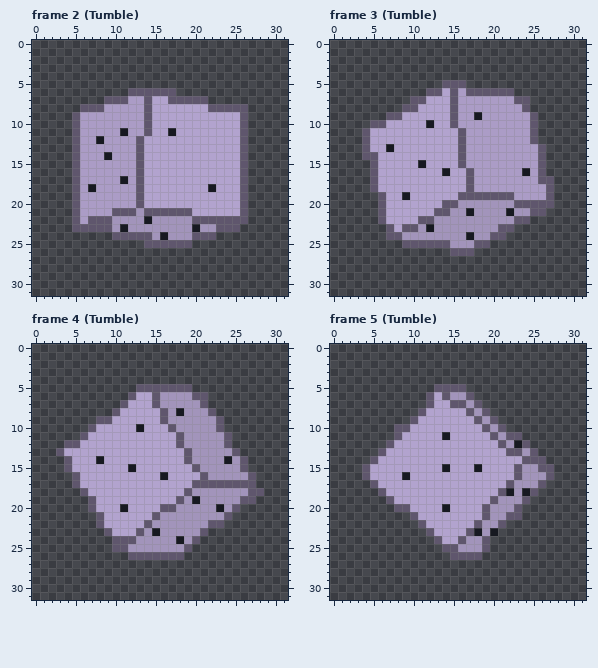
Pixel-art file, stored at assets/source/aseprite/rolls/multiplier_d6.aseprite. The first picture shows the starting point.
32x32 pixels, 24 frames. Colours within 5 levels of each other are drawn and written as one. Shown: frame 2 (Tumble), frame 3 (Tumble), frame 4 (Tumble), frame 5 (Tumble). The commit also changed other frames, which this record leaves out.
After the commit:
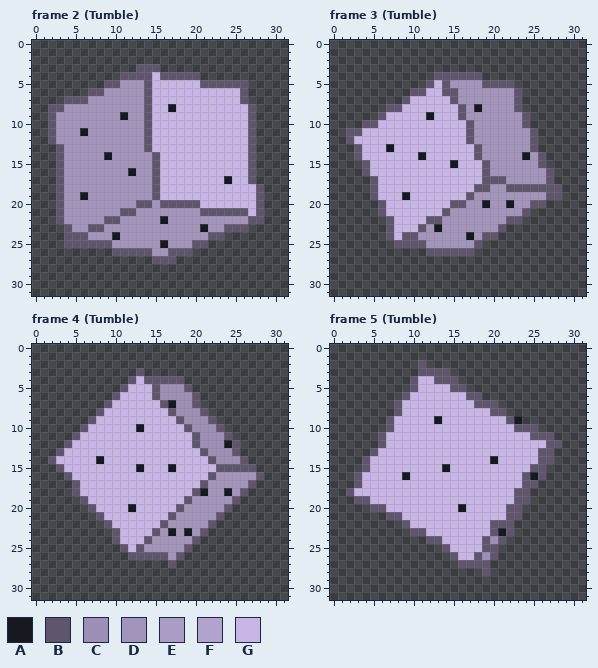
Palette (. is transparent): A #171921  B #5f566d  C #9d8fb5  D #a294bb  E #ab9cc6  F #b2a3ce  G #c6b5e5
Edits made:
Changed rows in their new state; - is an unchanged pixel.
Frame 2 (Tumble):
first column x 2:
 3 -----------BBB-------------
 4 ---------BBBBGBBBBB--------
 5 -------BBDDDBGGGGGGBBBBBB--
 6 -----BBDDDDD-GGGGGGGGGGGB--
 7 --BBBDDDDDDD-GGGGGGGGGGGB--
 8 BBDDDDDDDDDD-GGAGGGGGGGGGB-
 9 BDDDDDDDDADD-GGGGGGGGGGGGB-
10 BDDDDDDDDDDD-GGGGGGGGGGGGB-
11 BDDDADDDDDDD-GGGGGGGGGGGGB-
12 BDDDDDDDDDDDBGGGGGGGGGGGGB-
13 -BDDDDDDDDDDBGGGGGGGGGGGGB-
14 -BDDDDD-DDDDDBGGGGGGGGGGGB-
15 -BDDDDDDDDDDDBGGGGGGGGGGGB-
16 -BDDDDDDDDADDBGGGGGGGGGGGB-
17 -BDDDDDDDDDDDBGGGGGGGGAGGB-
18 -BDDDDDDDDDDDBGGGGGGGGGGGGB
19 -BDDADDDDDDDDBGGGGGGGGGGGGB
20 -BDDDDDDDDD-BDBBBBBGGGGGGGB
21 -BDDDDDDD---DDDDDDDBBBBB-GB
22 -BDDDDD-B---D-A---DDDDDDDBB
23 --BDD--D-D--------DA-D--B--
24 --BBBDDDADDDD-D---DD-B-----
25 --BBBBBBDDDDDDADDDBB-------
26 --------BBBBBDDBBB---------
27 -------------BBB-----------
Frame 3 (Tumble):
first column x 2:
 4 -----------BBBBBB----------
 5 ----------BG-DDDDBBBB------
 6 --------BBGGB-DDDDDDDB-----
 7 -------BGGGGG-DDDDDDD-.----
 8 -----BBGGGGGGGBDADDDDB.----
 9 ----BGGGGGAGGGBDDDDDDDB.---
10 --B-GGGGGGGGGGGBDDDDDDB.---
11 BBGGGGGGGGGGGGGBDDDDDDD----
12 BGGGGGGGGGGGGGGBDDDDDDD----
13 -BGGG-GGGGGGGGGGBDDDDDDB.--
14 -BGGGGGGGAGGGGGGBDDDDDAD---
15 --BGGGGGGGGGGAGGGBDDDDDD---
16 --BGGGGGGGGGGGGGGBDDDDDDDB-
17 ----GGGGGGGGGGGGGBBBDDDDD--
18 ----GGGGGGGGGGGGBBDDBBBBB-B
19 ---BGGG-GGGGGGG-DDDDDDDDD-B
20 -----GGGGGGGG-B--A--ADD--.-
21 -----GGGGGGG---D----D-B..--
22 ----.BGGGG-B--------B-.----
23 ------GGGBDA--------.------
24 ------GBB--------B-.-------
25 ------B---DDD----.---------
26 ----------BBB--------------
Frame 4 (Tumble):
first column x 2:
 3 -----------B---------------
 4 ----------BGBBBBB----------
 5 ---------BGGG-CCC----------
 6 --------BGGGG-CCCC-.-------
 7 -------BGGGGGGBACCB.-------
 8 ------BGGGGGGGGBCCCB.------
 9 -----BGGGGGGGGGGBCCCB.-----
10 ----BGGGGGG-GGGGGBCCC------
11 ---BGGGGGGGGGGGGGGBCCC-----
12 ---GGGGGGGGGGGGGGGBCCCAB---
13 --GGGGGGGGGGGGGGGGGBCCC----
14 BGGGGG-GGGGGGGGGGGGGBCCC---
15 -BGGGGGGGGGAGGGAGGGGGBBB-B-
16 --BGGGGGGGGGGGGGGGGGB----DB
17 ----GGGGGGGGGGGGGGG-DDDDD--
18 ---BGGGGGGGGGGGGGGBA--A-B..
19 ----BGGGGGGGGGGGGBD----B..-
20 ------GGGGAGGGGGB----DB.---
21 -------GGGGGGGGB-----B.----
22 ------.BGGGGGGB------.-----
23 -------.BGGGGB-A-A---------
24 ---------GGGB---D----------
25 --------.-GB---------------
26 ---------------D-----------
27 ---------------B-----------
Frame 5 (Tumble):
first column x 2:
 2 ---------B-----------------
 3 ---------BBBB--------------
 4 --------BGGBBB-------------
 5 --------BGGGG--------------
 6 -------BGGGGGGG-B----------
 7 ------BGGGGGGGGG-BB--------
 8 ------BGGGGGGGGGGGBB-------
 9 -----BGGGGGAGGGGGGGGBA-----
10 -----BGGGGGGGGGGGGGGGBBB---
11 ----BGGGGGGGGGGGGGGGGGGBBB-
12 ----BGGGGGGGGGGGGGGGGGGGGBB
13 ---BGGGGGGGGGGGGGGGGGGGGBB-
14 --BGGGGGGGGGGGGGGGAGGGGG-B-
15 ---GGGGGGGGG-GGGGGGGGGGB-.-
16 -BGGGGG-GGGGGGGGGGGGGGBAB.-
17 -BGGGGGGGGGGGGGGGGGGGGBB.--
18 BGGGGGGGGGGGGGGGGGGGGBB.---
19 -BBGGGGGGGGGGGGGGGGGGB-----
20 ---BBGGGGGGGGGAGGGGGB------
21 -----BBGGGGGGGGGGGGG-------
22 -------BGGGGGGGGGGB-B------
23 --------BBGGGGGGGGBAB------
24 ----------B-GGGGG-CB-------
25 -------------GGGG-B--------
26 --------------GG-CB--------
27 --------------BBBB---------
28 -----------------B---------
Changed places in both pictures, as pixel boxes (x1, y1, x2, y2):
changed: (48, 64, 264, 264)
changed: (346, 72, 562, 256)
changed: (48, 368, 264, 568)
changed: (346, 360, 562, 576)
